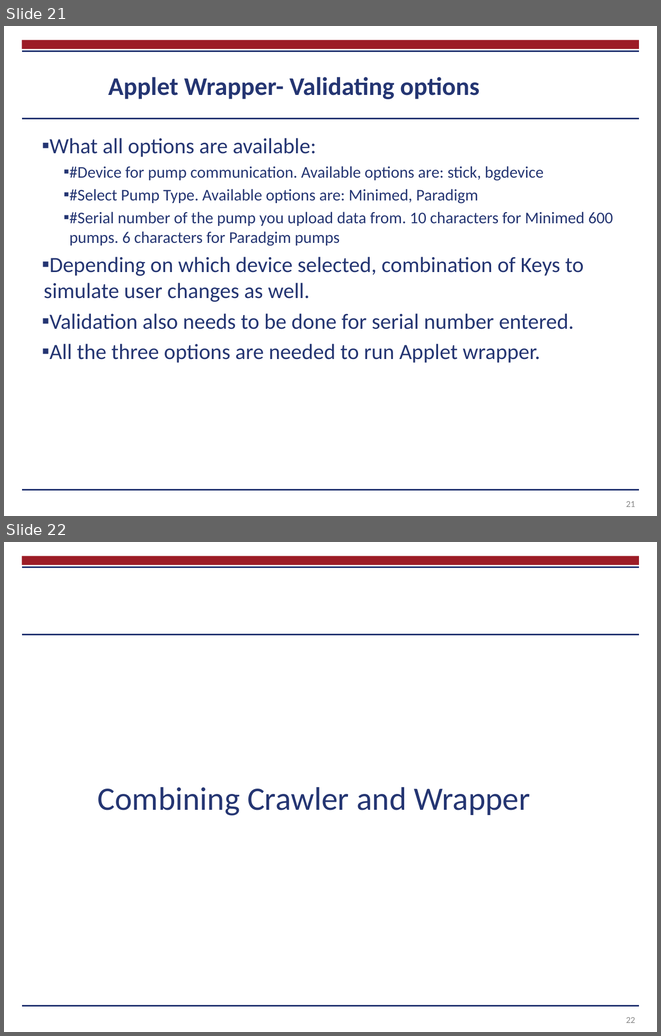
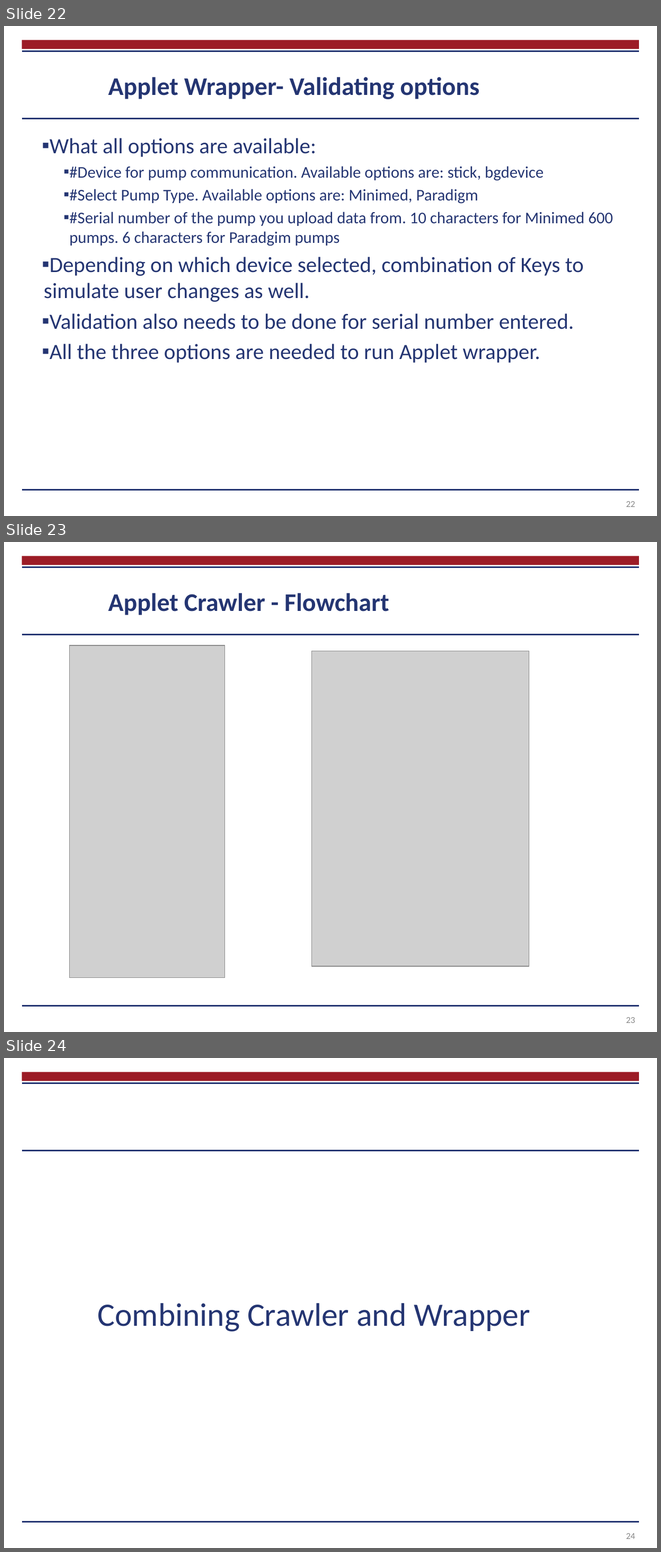
Before and after one commit to chikhalenakush/Report, a slide deck: Thesis presentation.pptx. Shown one above the other, each under a label of ours: slides 21 and 22 before the commit, slides 22, 23 and 24 after it. The pictures are 661x1036 and 661x1552 pixels, drawn with LibreOffice and Linux fonts; fonts in the diff are those of the drawing; grey boxes stand for pictures; background and template pictures are left out. Boxes give left, top, right and bottom in pixels: in the first picture for what was removed or moved away, otherwise in the second. Text is boxed around its words. In the diff, an @@ line names an element or a change of style, - is before the commit and + after.

```diff
--- a/Thesis presentation.pptx
+++ b/Thesis presentation.pptx
@@ slide 23 added at box(4, 542, 657, 1032), background #FFFFFF; not listed: 4 template elements that a slide beside it also shows @@
@@ title added at box(108, 593, 389, 615), 28 pt, text #243572, bold @@
+Applet Crawler - Flowchart
@@ picture added at box(69, 645, 224, 977) @@
@@ picture added at box(311, 651, 529, 967) @@
@@ page number added at box(626, 1017, 635, 1023), 10 pt, text #888888 @@
+23
@@ what was slide 21 is now slide 22 @@
@@ page number at box(626, 501, 635, 507): text changed @@
-21
+22
@@ what was slide 22 is now slide 24 @@
@@ page number at box(626, 1533, 635, 1539): text changed @@
-22
+24
```
Also in this commit, not shown: 13 slides changed, 1 other slide added, 1 other file.
